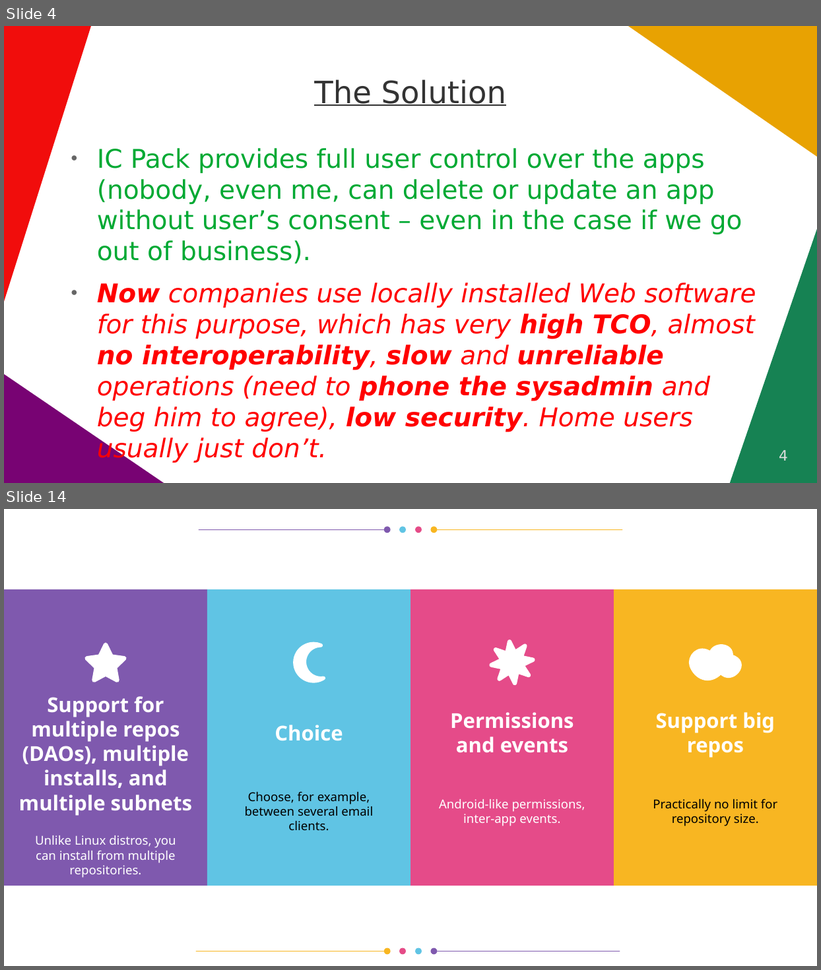
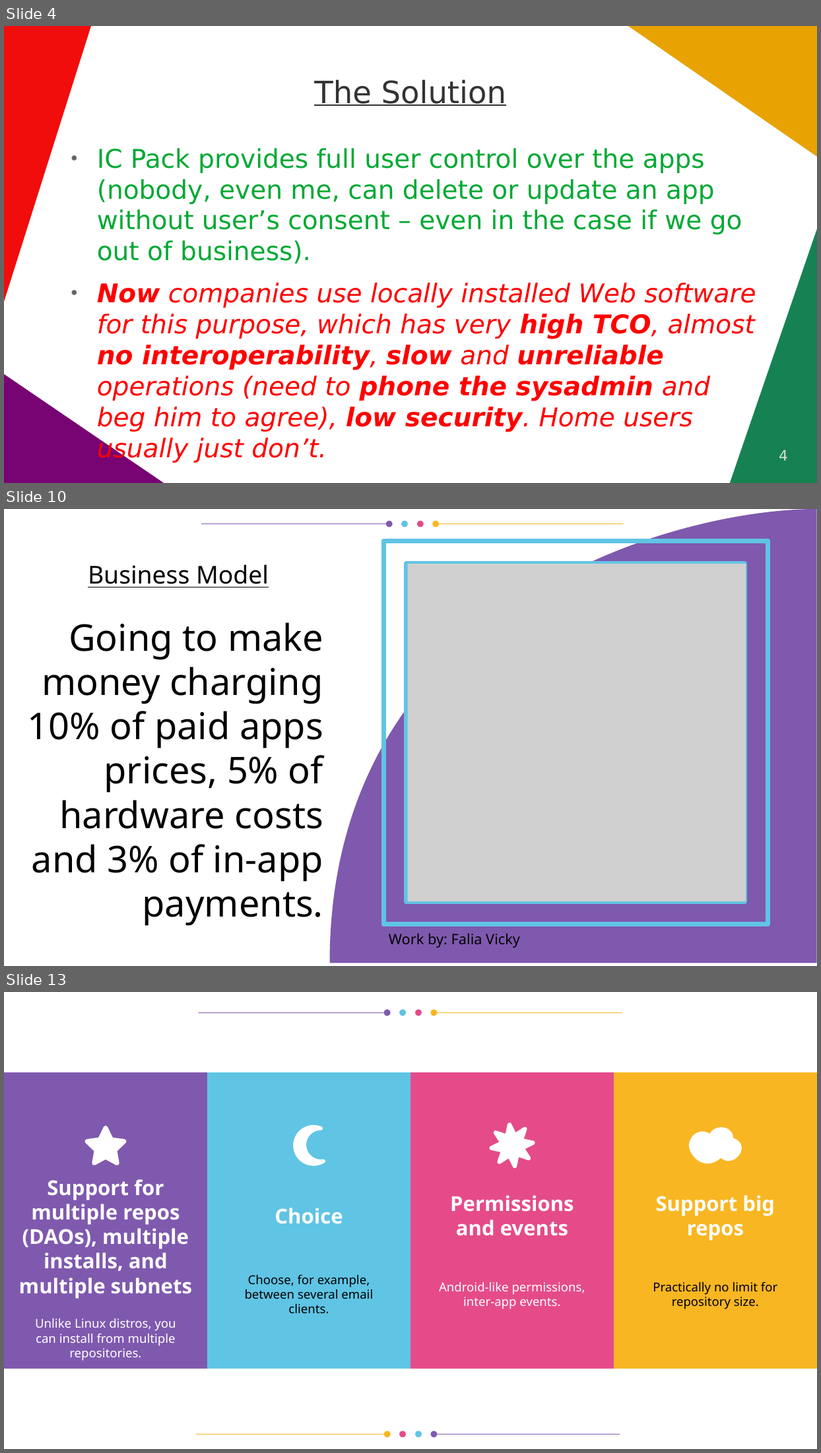
Before and after one commit to vporton/icp-package-manager, a slide deck: docs/long-pitchdeck.odp. Shown one above the other, each under a label of ours: slides 4 and 14 before the commit, slides 4, 10 and 13 after it; the slides between them are not shown. The pictures are 821x970 and 821x1453 pixels, drawn with LibreOffice and Linux fonts; fonts in the diff are those of the drawing; grey boxes stand for pictures. Boxes give left, top, right and bottom in pixels: in the first picture for what was removed or moved away, otherwise in the second. Text is boxed around its words. In the diff, an @@ line names an element or a change of style, - is before the commit and + after.

```diff
--- a/docs/long-pitchdeck.odp
+++ b/docs/long-pitchdeck.odp
@@ slide 10 added at <box>4,509,817,966</box>, background #FFFFFF @@
@@ group added at <box>202,521,623,527</box>: 6 freeform shapes @@
@@ freeform shape added at <box>330,509,817,964</box>, fill #7F59AE @@
@@ freeform shape added at <box>384,541,768,925</box>, outline #60C4E4 4.48 pt @@
@@ title added at <box>88,564,269,588</box>, 24 pt, text #000000, underline @@
+Business Model
@@ freeform shape added at <box>407,564,746,902</box>, outline #60C4E4 4.48 pt @@
@@ picture added at <box>408,564,746,902</box> @@
@@ title added at <box>28,623,323,926</box>, 36 pt, text #000000 @@
+Going to make money charging 10% of paid apps prices, 5% of hardware costs and 3% of in-app payments.
@@ text added at <box>389,933,520,948</box>, 14 pt, text #000000 @@
+Work by: Falia Vicky
@@ what was slide 14 is now slide 13 @@
```
Also in this commit, not shown: 7 slides changed, 4 other slides added, 10 slides removed.
